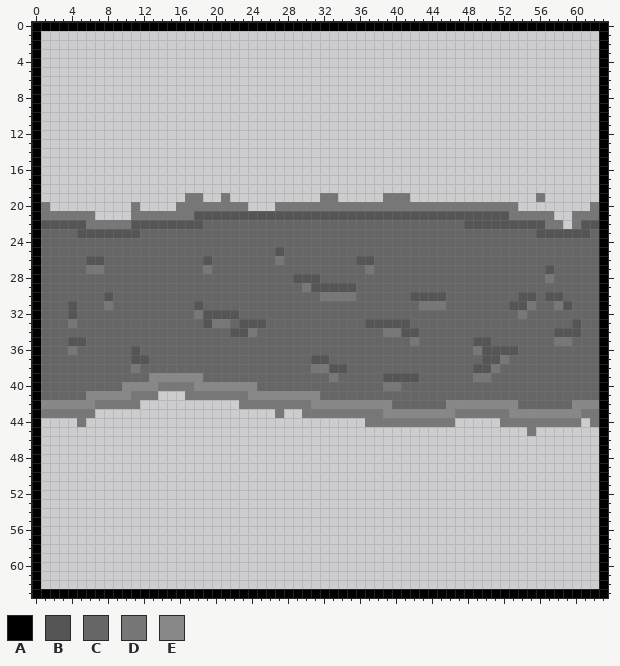
One commit to this pixel-art sprite: resources/roadH.png. The picture above was drawn from the file before the commit.
The file is 64x64 pixels.
Palette (. is transparent): A #000000  B #555555  C #666666  D #777777  E #888888
Now the later version:
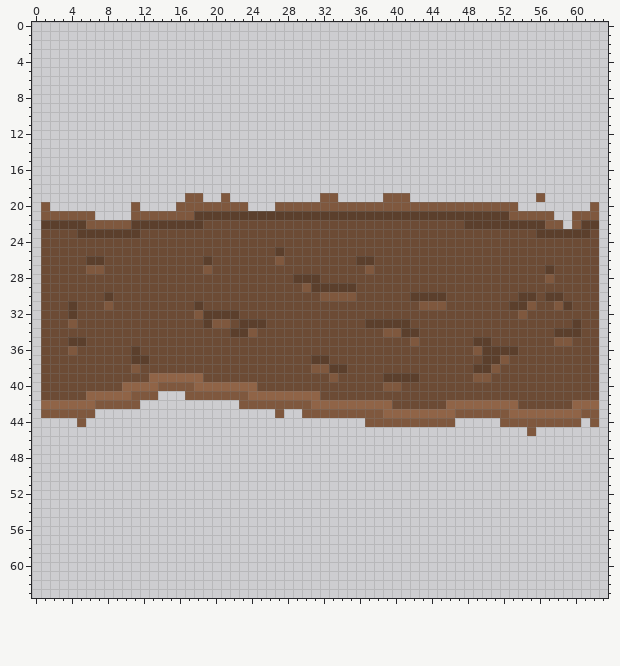
The exact change:
colour B: #555555 -> #5b3f2c
colour C: #666666 -> #6c4b35
colour D: #777777 -> #7f583e
colour E: #888888 -> #906447
y 0: x 0..63 AAAAAAAAAAAAAAAAAAAAAAAAAAAAAAAAAAAAAAAAAAAAAAAAAAAAAAAAAAAAAAAA -> ................................................................
y 1..62: x 0 A -> .; x 63 A -> .
y 63: x 0..63 AAAAAAAAAAAAAAAAAAAAAAAAAAAAAAAAAAAAAAAAAAAAAAAAAAAAAAAAAAAAAAAA -> ................................................................
Changed places in both pictures, as pixel boxes (x1, y1, x2, y2):
changed: (32, 22, 608, 598)
